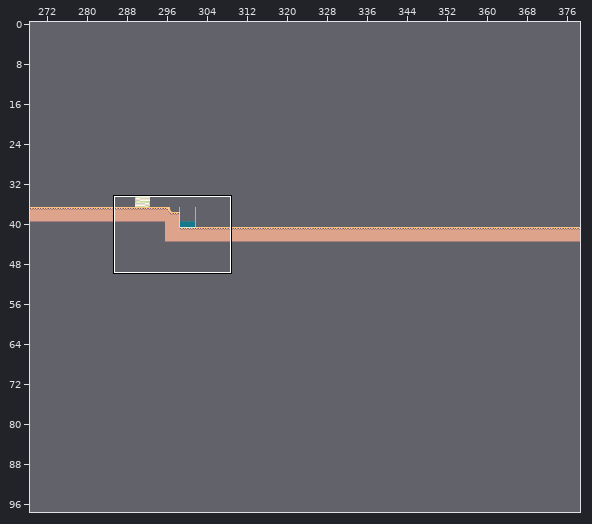
Two states of a Tiled map, content/tilemap/map.tmx. The first picture is a wide view before the edit; the outline marks the close-up.
Close-up. Earlier state:
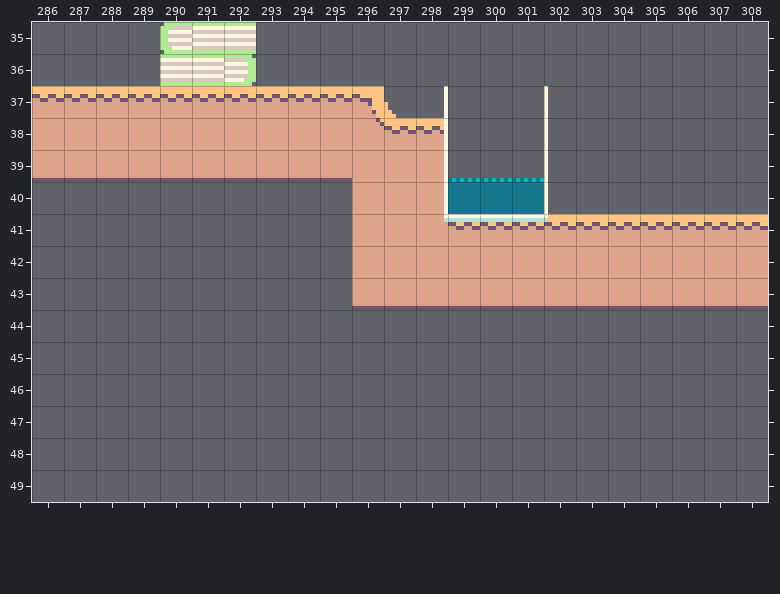
Cells are 8x8 px. Shown: x 286..308, y 35..49. The commit also changed other parts of the map, which this record leaves out. The old version is drawn lined up with the new one.
After:
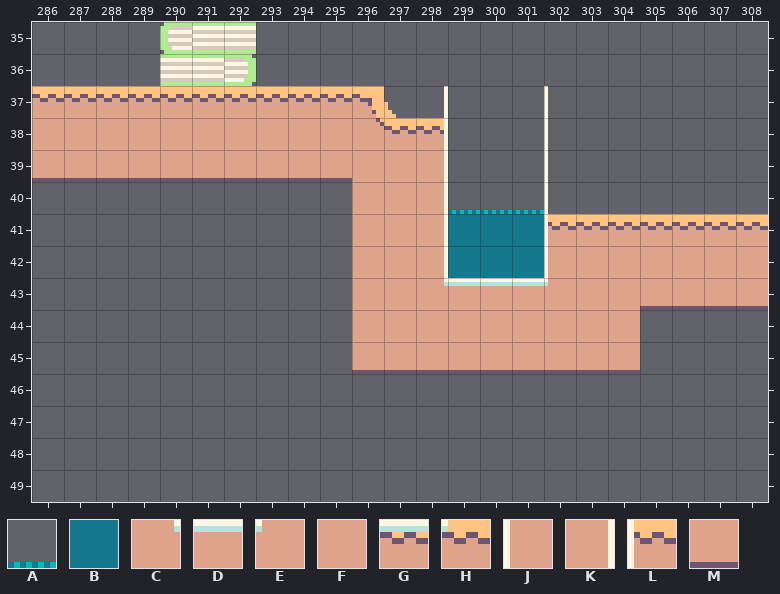
Key: from "panda_tileset": A 32, B 33, C 40, D 41, E 42, F 43, G 57, H 58, J 59, K 75, L 384, M 401.
_ is an empty cell, # one hidden under a higher layer, . an unchanged one.
Diff:
map size 500x100 -> 600x100 cells
--- layer "terrain"
@@ x 296..304 @@
-40 ...#.....
-41 ..CGGGH..
-42 ..FFFFF..
-43 MMMMMMMMM
-44 _________
-45 _________
+40 ..._.....
+41 ..K___L..
+42 ..K___J..
+43 FFCDDDEFF
+44 FFFFFFFFF
+45 MMMMMMMMM
--- layer "water"
@@ x 299..301 @@
-39 AAA
-40 BBB
-41 ___
-42 ___
+39 ___
+40 AAA
+41 BBB
+42 BBB
Where, in picture pixels (left, top, right, bottom), the same in both close-ups:
changed: (352, 178, 640, 374)
